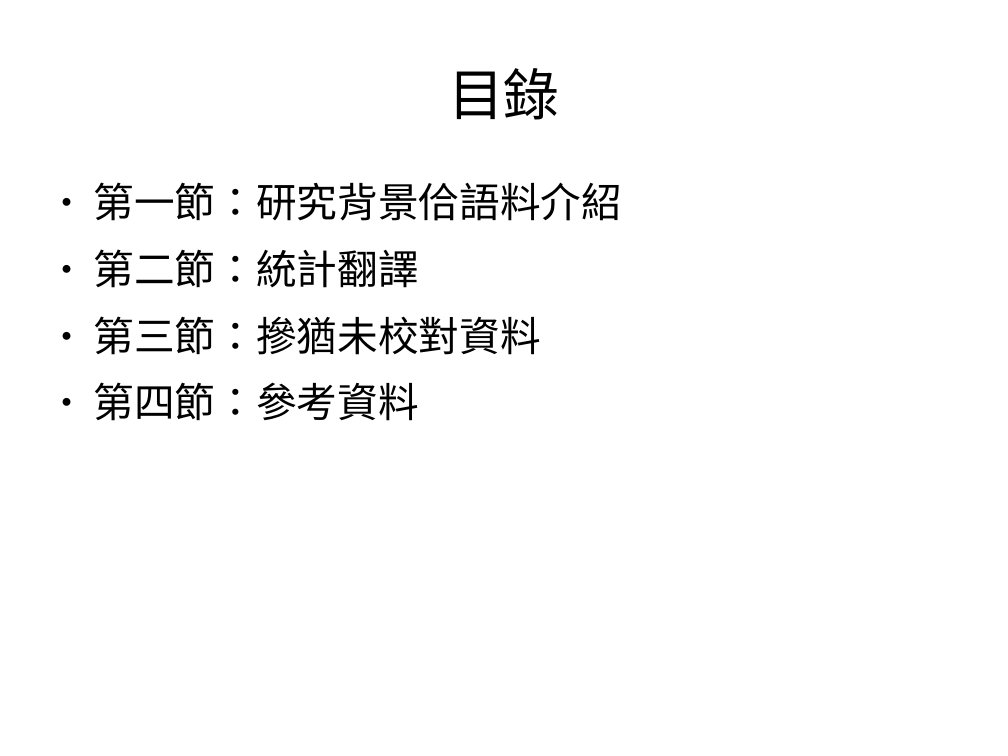
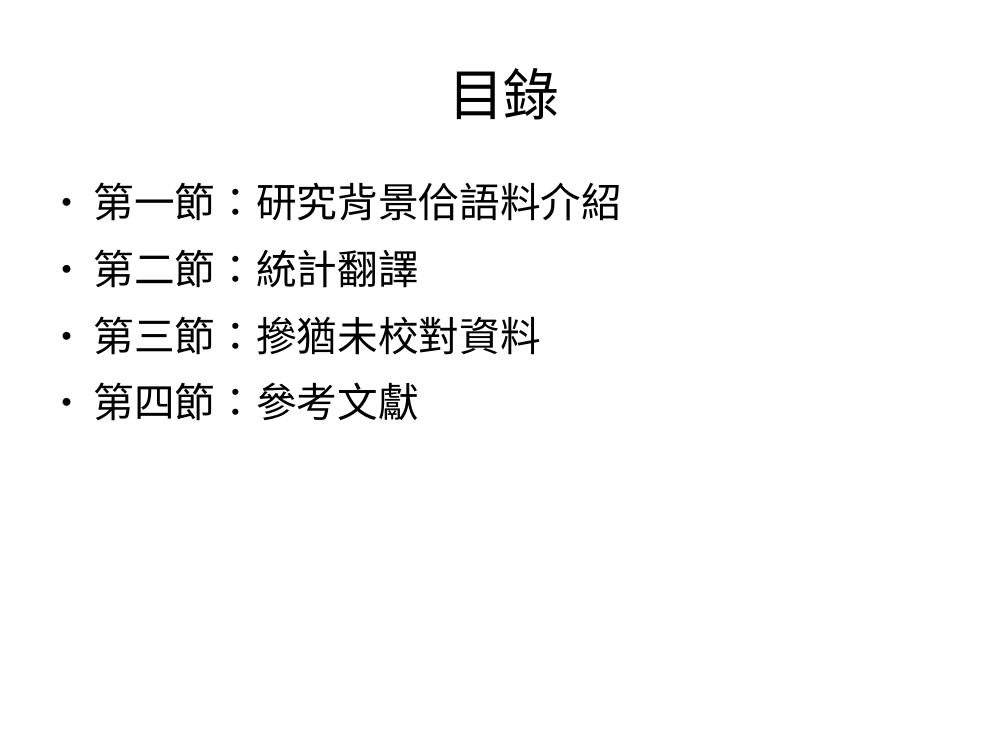
Before and after one commit to sih4sing5hong5/po3-ko3_tau5-iann2-phinn3, a slide deck: slide 2 of 翻譯報告.odp. Drawn at 1008x756 pixels with LibreOffice and Linux fonts; fonts in the diff are those of the drawing. Boxes give left, top, right and bottom in pixels: in the first picture for what was removed or moved away, otherwise in the second. Text is boxed around its words. In the diff, an @@ line names an element or a change of style, - is before the commit and + after.

```diff
--- a/翻譯報告.odp
+++ b/翻譯報告.odp
@@ text at (94,382,419,421): text changed @@
-● 第四節：參考資料
+● 第四節：參考文獻
```
Also in this commit, not shown: 15 other slides changed.
